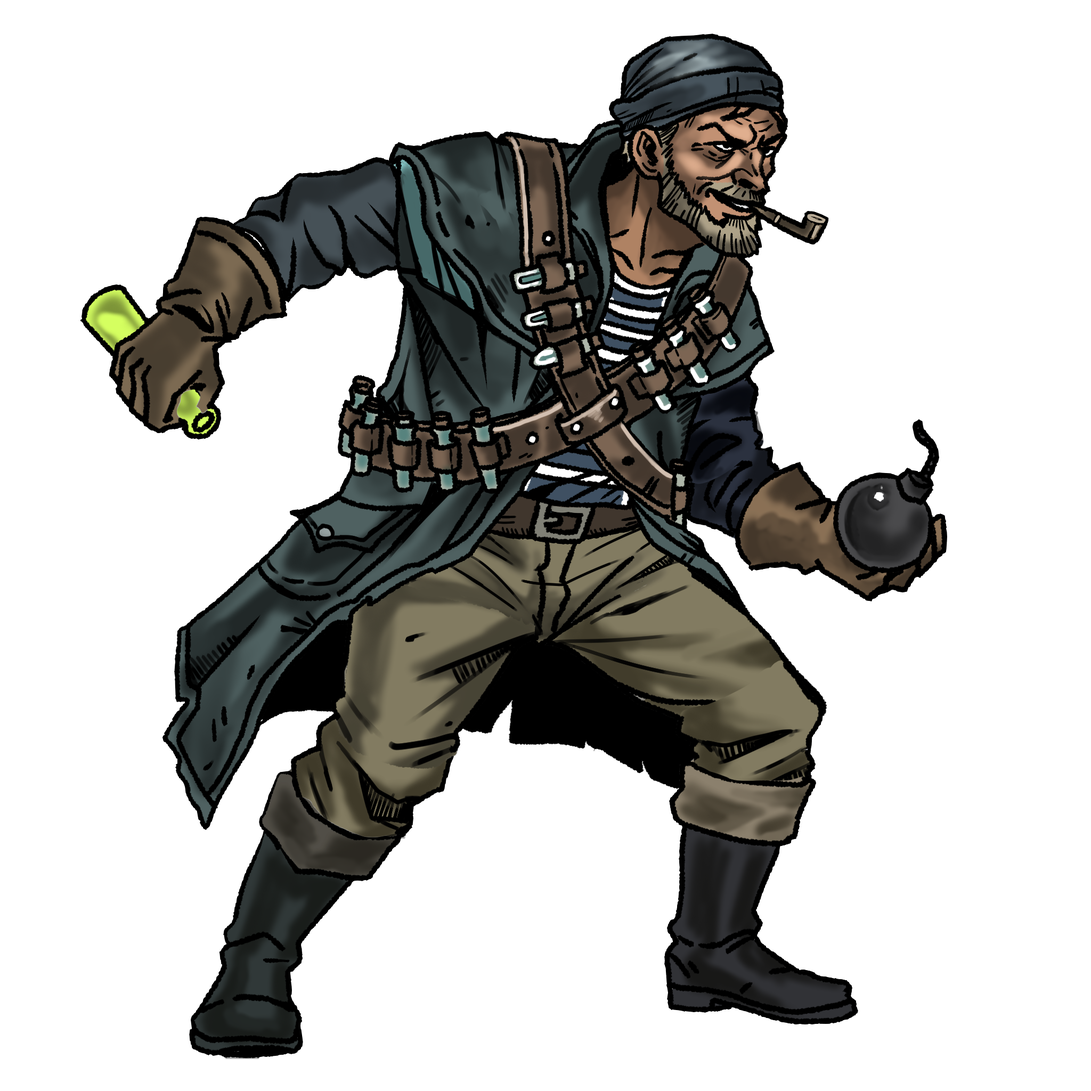
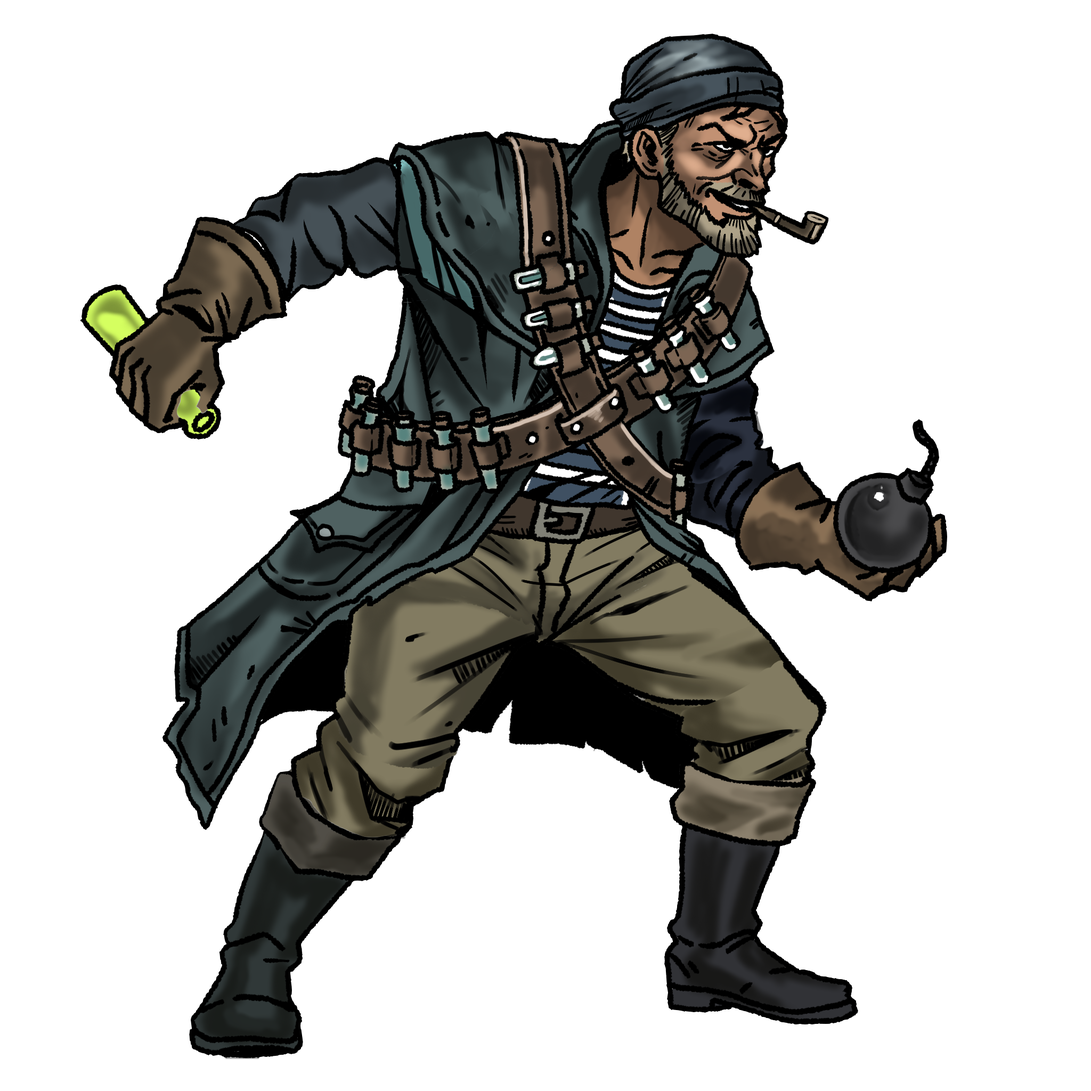
Before/after of a 1091 × 1091 layered artwork. What changed in the layer stack:
moved "왼팔" above "Chest decoration" over [399,141,573,304]
painted on "Left Shoulder" over [399,141,572,304]
painted on "Chest decoration" over [495,141,571,293]
painted on "Outerwear" over [399,141,572,304]
